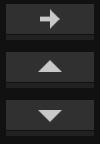
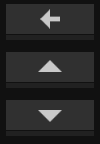
Comparing the layer stacks of the two (100, 144) images. Changes:
painted on "add" over [40, 9, 60, 29]
